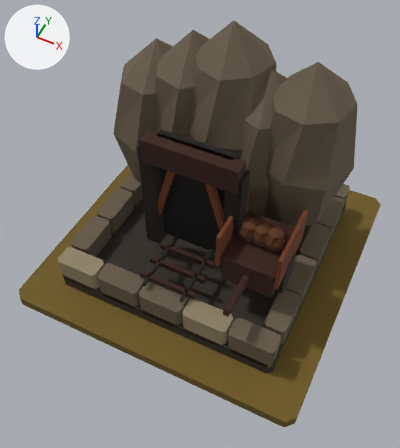
A saved change to the glTF model art/mine_t1/mine_t1.glb.
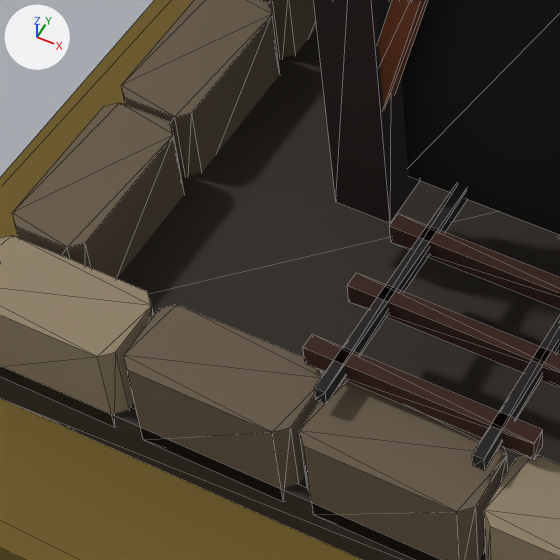
Old and new are each drawn whole from a 50 mm lens placed at (0.704, -1.53, 2.076), pointed at (0.031, -0.184, 0.394) and again close up on the part from 17% to 50% of the width and 43% to 72% of the height. The lights are fixed; the arrows at upper left show +X, +Y and +Z. The first two pictures are the older version. The close-ups show mesh edges as thin lines.

Script lines for the objects in view, before the commit:
```python
me_mmr___mine___t01_architecture_mesh_001 = bpy.data.meshes.new('MMR | mine | T01 Architecture Mesh.001')
me_mmr___mine___t01_architecture_mesh_001.from_pydata(...)  # 686 vertices, 1192 faces; spans x -0.517..0.525, y -0.516..0.5, z 0.0..1.058
me_mmr___mine___t01_architecture_mesh_001.materials.append(mat_mmr___shared_palette_atlas)  # picture img_mmr_shared_color_palette_64
me_mmr___mine___tier_01_ground_mesh_001 = bpy.data.meshes.new('MMR | mine | Tier 01 Ground Mesh.001')
me_mmr___mine___tier_01_ground_mesh_001.from_pydata(...)  # 16 vertices, 28 faces; spans x -0.65..0.65, y -0.65..0.65, z -0.05..0.0
me_mmr___mine___tier_01_ground_mesh_001.materials.append(mat_mmr___shared_palette_atlas)  # picture img_mmr_shared_color_palette_64
ob_mmr___mine___t01_architecture_001 = bpy.data.objects.new('MMR | mine | T01 Architecture.001', me_mmr___mine___t01_architecture_mesh_001)
ob_mmr___mine___t01_architecture_001.location = (0.0, 0.0, 0.05)
ob_mmr___mine___tier_01_ground_001 = bpy.data.objects.new('MMR | mine | Tier 01 Ground.001', me_mmr___mine___tier_01_ground_mesh_001)
ob_mmr___mine___tier_01_ground_001.location = (0.0, 0.0, 0.05)
```
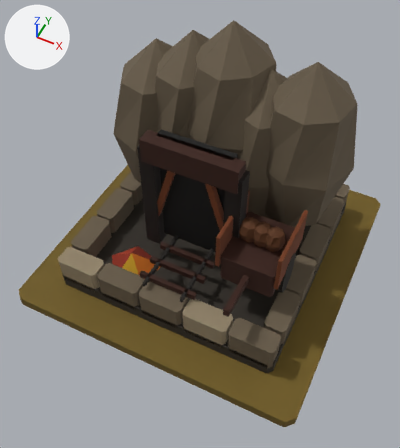
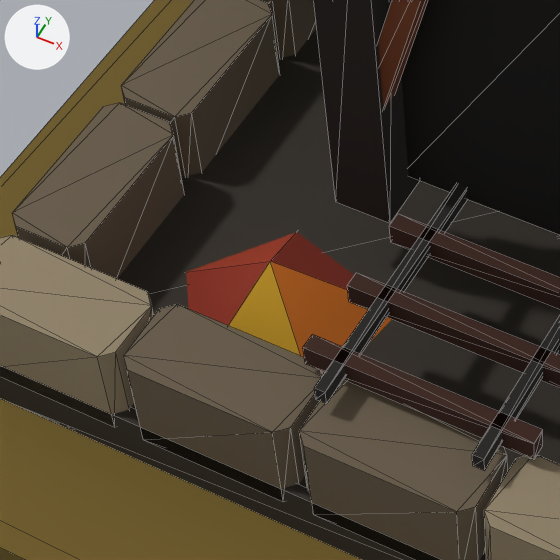
Changed parts and their boxes (x1, y1, x2, y2) in the close-ups (560 x 560 px):
'MMR | mine | T01 Autumn Dressing.001', added (red)
    after: (186, 232, 392, 374)

The change, as a list of edits to the scene's bpy script:
```text
Add me_mmr___mine___t01_autumn_dressing_001:
    me_mmr___mine___t01_autumn_dressing_001.from_pydata(...)  # 6 vertices, 5 faces; spans x -0.356..-0.114, y -0.432..-0.204, z 0.063..0.163
    me_mmr___mine___t01_autumn_dressing_001.materials.append(mat_mmr___shared_palette_atlas)  # picture img_mmr_shared_color_palette_64
Add ob_mmr___mine___t01_autumn_dressing_001:
    ob_mmr___mine___t01_autumn_dressing_001 = bpy.data.objects.new('MMR | mine | T01 Autumn Dressing.001', me_mmr___mine___t01_autumn_dressing_001)
    ob_mmr___mine___t01_autumn_dressing_001.location = (0.0, 0.0, 0.05)
```
